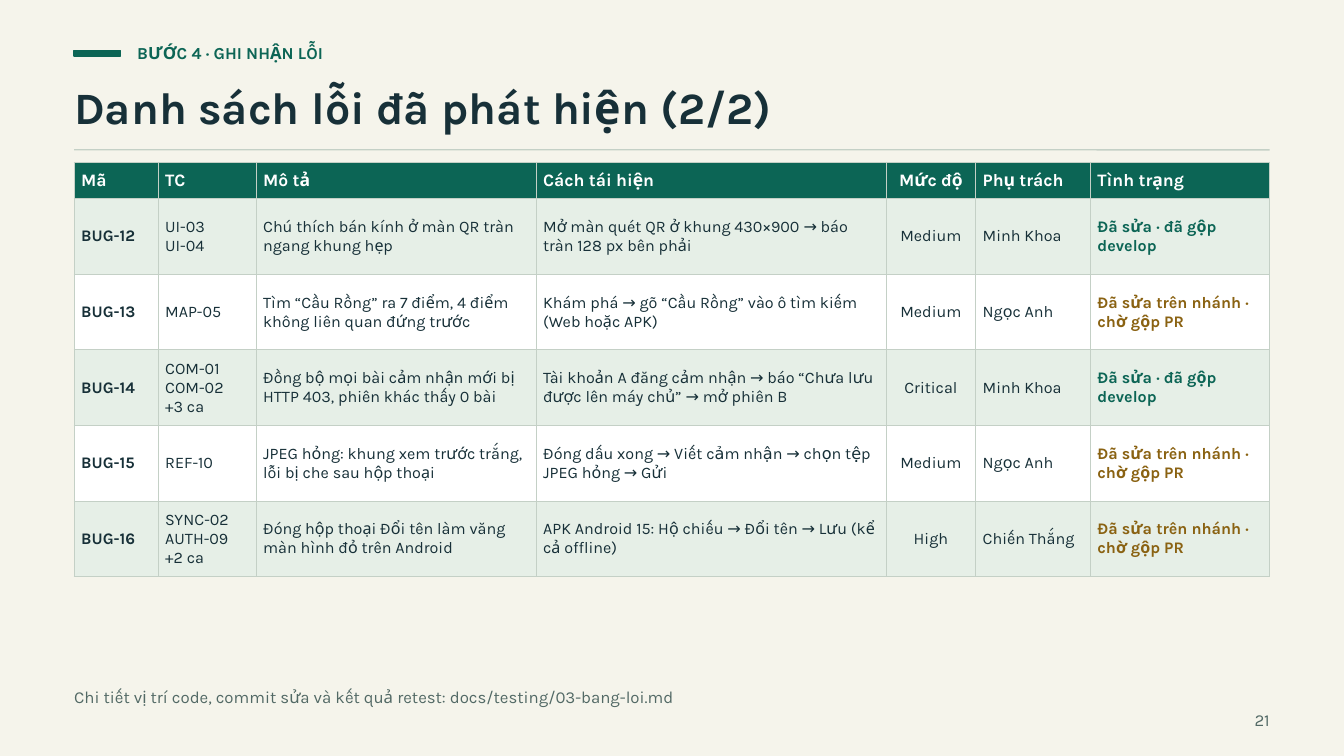
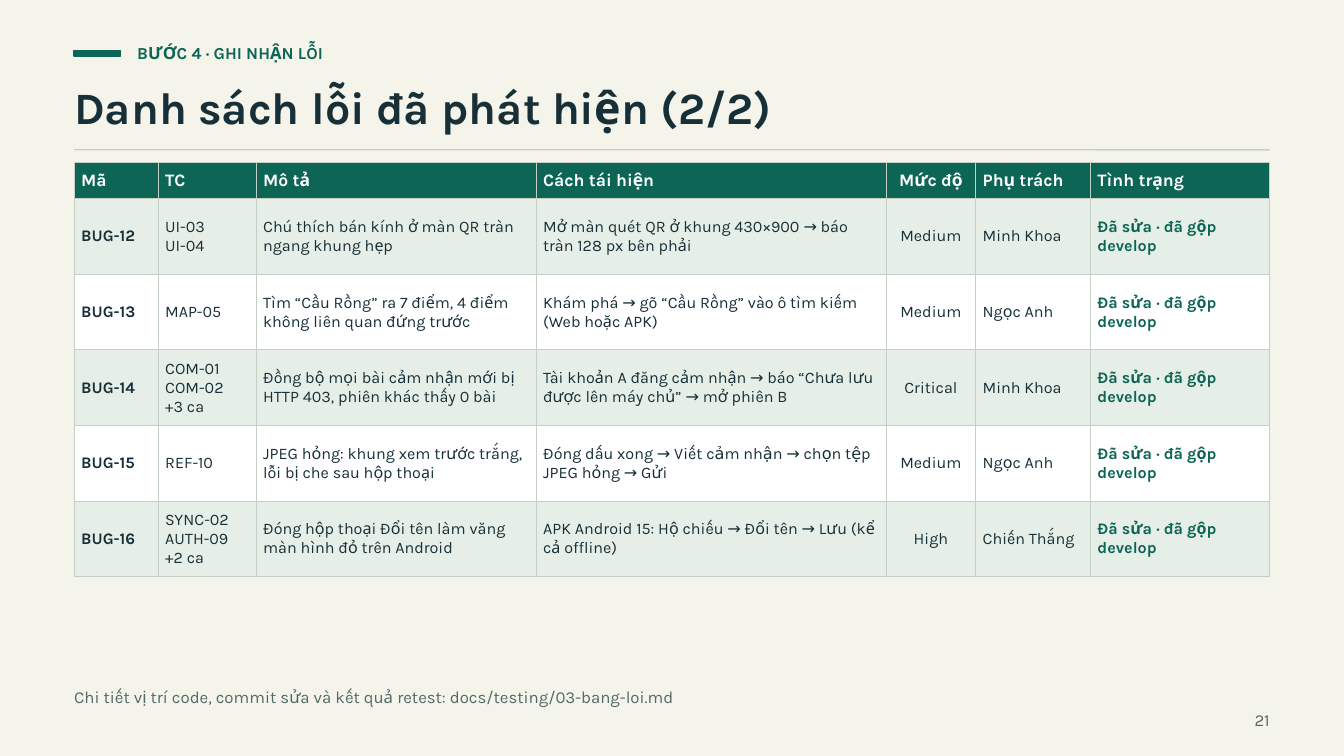
Before and after one commit to thangchien1607/local-passport, a slide deck: slide 21 of docs/testing/slide.pptx. Drawn at 1344x756 pixels with LibreOffice and Linux fonts; fonts in the diff are those of the drawing. Boxes give left, top, right and bottom in pixels: in the first picture for what was removed or moved away, otherwise in the second. Text is boxed around its words. In the diff, an @@ line names an element or a change of style, - is before the commit and + after.

Commit message:
docs(test): cập nhật trạng thái 11 lỗi sau khi gộp PR #49–#57
- Cả 11 lỗi đã có trên develop: 9 lỗi gộp ngày 28/11 qua PR #49–#57
- Bảng lỗi, báo cáo và tóm tắt đổi trạng thái sang "Đã sửa, đã gộp develop"
- Slide cập nhật: thẻ tình trạng, đối chiếu yêu cầu, việc tiếp theo

```diff
--- a/docs/testing/slide.pptx
+++ b/docs/testing/slide.pptx
@@ table at bbox=[75, 162, 1270, 577] @@
-row 3, column 7: Đã sửa trên nhánh · chờ gộp PR
+row 3, column 7: Đã sửa · đã gộp develop
-row 5, column 7: Đã sửa trên nhánh · chờ gộp PR
+row 5, column 7: Đã sửa · đã gộp develop
-row 6, column 7: Đã sửa trên nhánh · chờ gộp PR
+row 6, column 7: Đã sửa · đã gộp develop
```
Also in this commit, not shown: 6 other slides changed, 4 other files.
